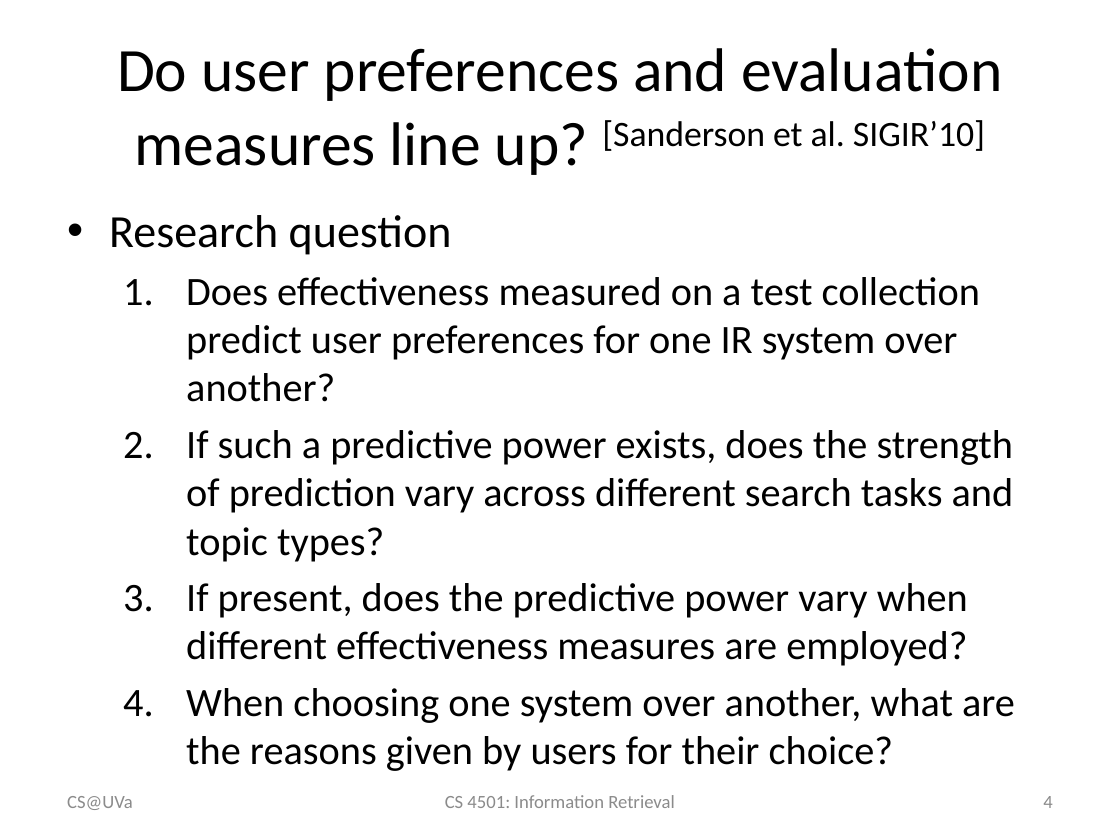
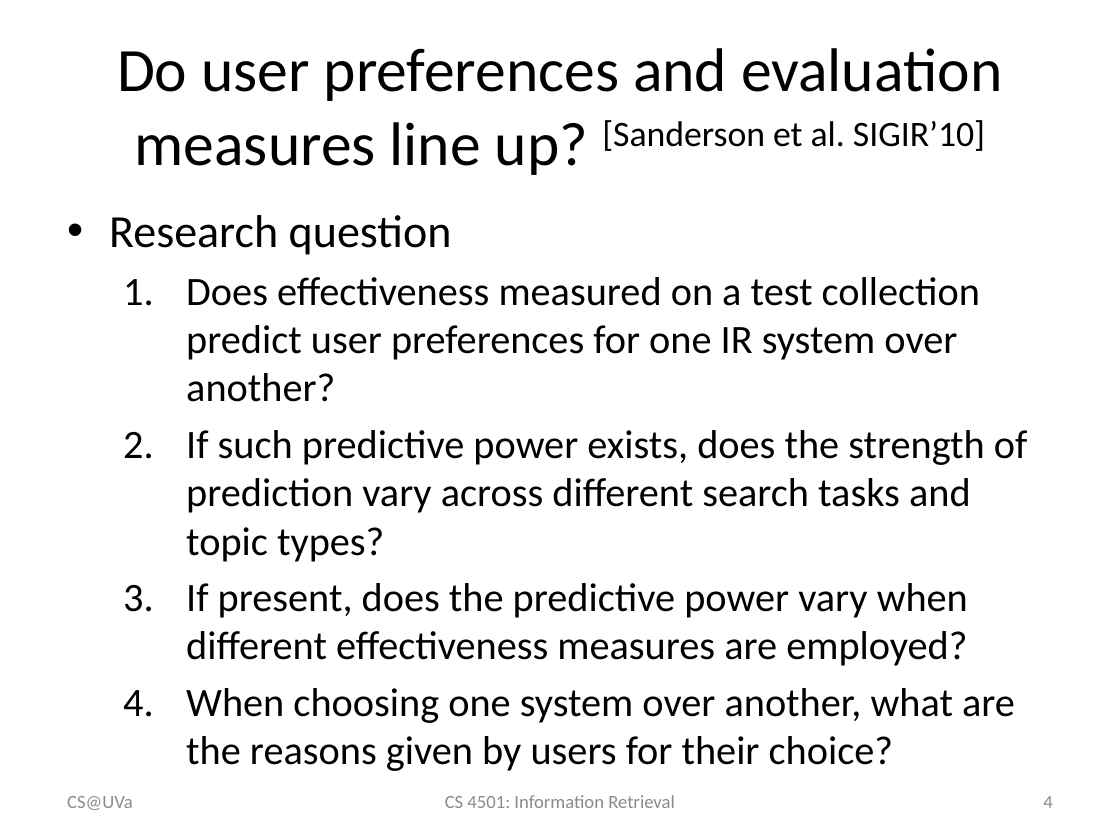
Before and after one commit to wang296/IR2015, a slide deck: slide 4 of docs/Modern Retrieval Evaluations.pptx. Drawn at 1120x840 pixels with LibreOffice and Linux fonts; fonts in the diff are those of the drawing. Boxes give left, top, right and bottom in pixels: in the first picture for what was removed or moved away, otherwise in the second. Text is boxed around its words. In the diff, an @@ line names an element or a change of style, - is before the commit and + after.

```diff
--- a/docs/Modern Retrieval Evaluations.pptx
+++ b/docs/Modern Retrieval Evaluations.pptx
@@ text at [186,430,1028,562]: text changed @@
-  2. If such a predictive power exists, does the strength of prediction vary across different search tasks and topic types?
+  2. If such predictive power exists, does the strength of prediction vary across different search tasks and topic types?
```
Also in this commit, not shown: 1 other slide changed, 1 other file.
